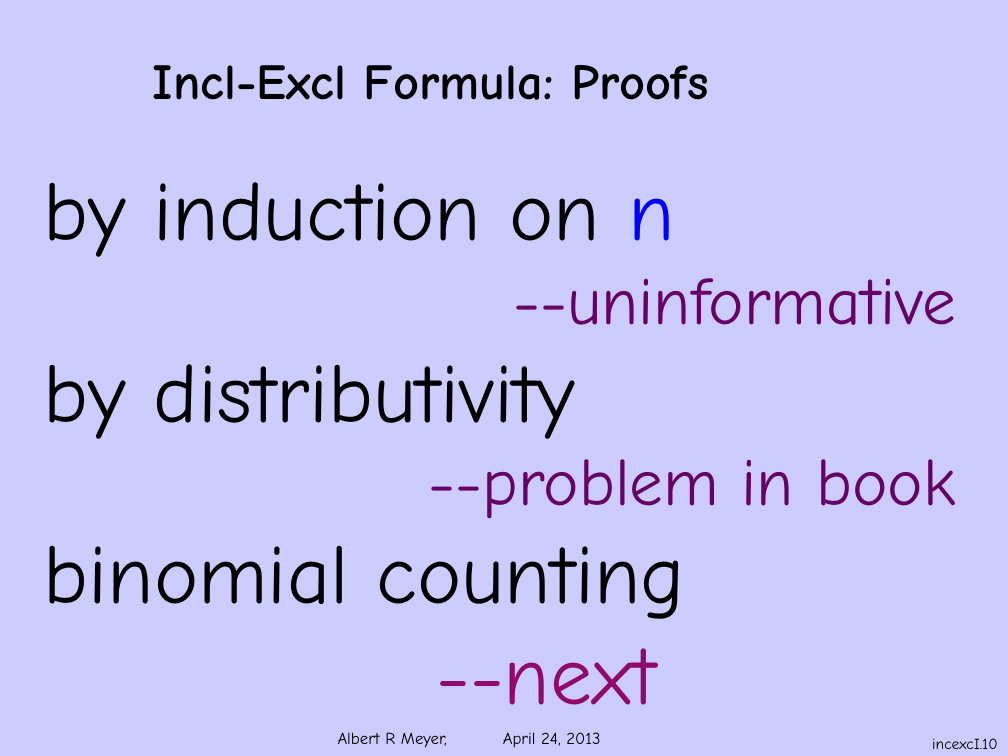
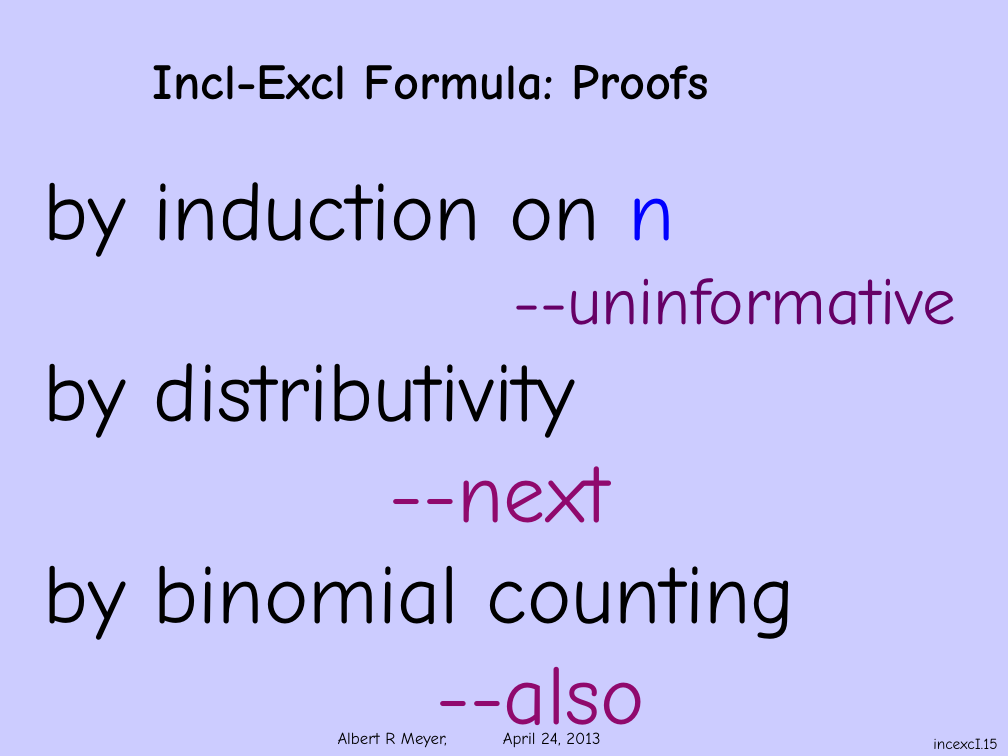
Before and after one commit to armeyer/mcs_web, a slide deck: slide 15 of spring13/slides13/incexcI.pptx (slide 10 before the commit). Drawn at 1008x756 pixels with LibreOffice and Linux fonts; fonts in the diff are those of the drawing; background and template pictures are left out. Boxes give left, top, right and bottom in pixels: in the first picture for what was removed or moved away, otherwise in the second. Text is boxed around its words. In the diff, an @@ line names an element or a change of style, - is before the commit and + after.

Commit message:
add incexc-60-04-42.pptx incexcbinom.pptx incexc2set.pptx

```diff
--- a/spring13/slides13/incexcI.pptx
+++ b/spring13/slides13/incexcI.pptx
@@ text at [44, 459, 956, 619]: paragraphs removed @@
---problem in book
-binomial counting
@@ text at [390, 466, 610, 523]: alignment left to centre @@
@@ text at [44, 566, 795, 748]: paragraphs added @@
+by binomial counting
+--also
@@ page number at [933, 738, 997, 749]: text changed @@
-incexcI.10
+incexcI.15
```
Also in this commit, not shown: 5 other slides changed, 5 slides added, 4 other files.
